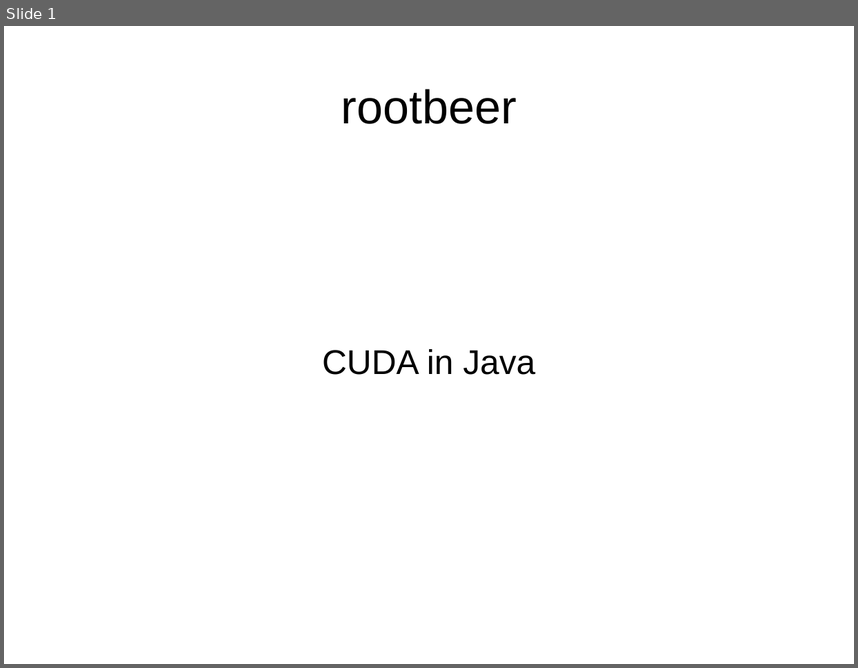
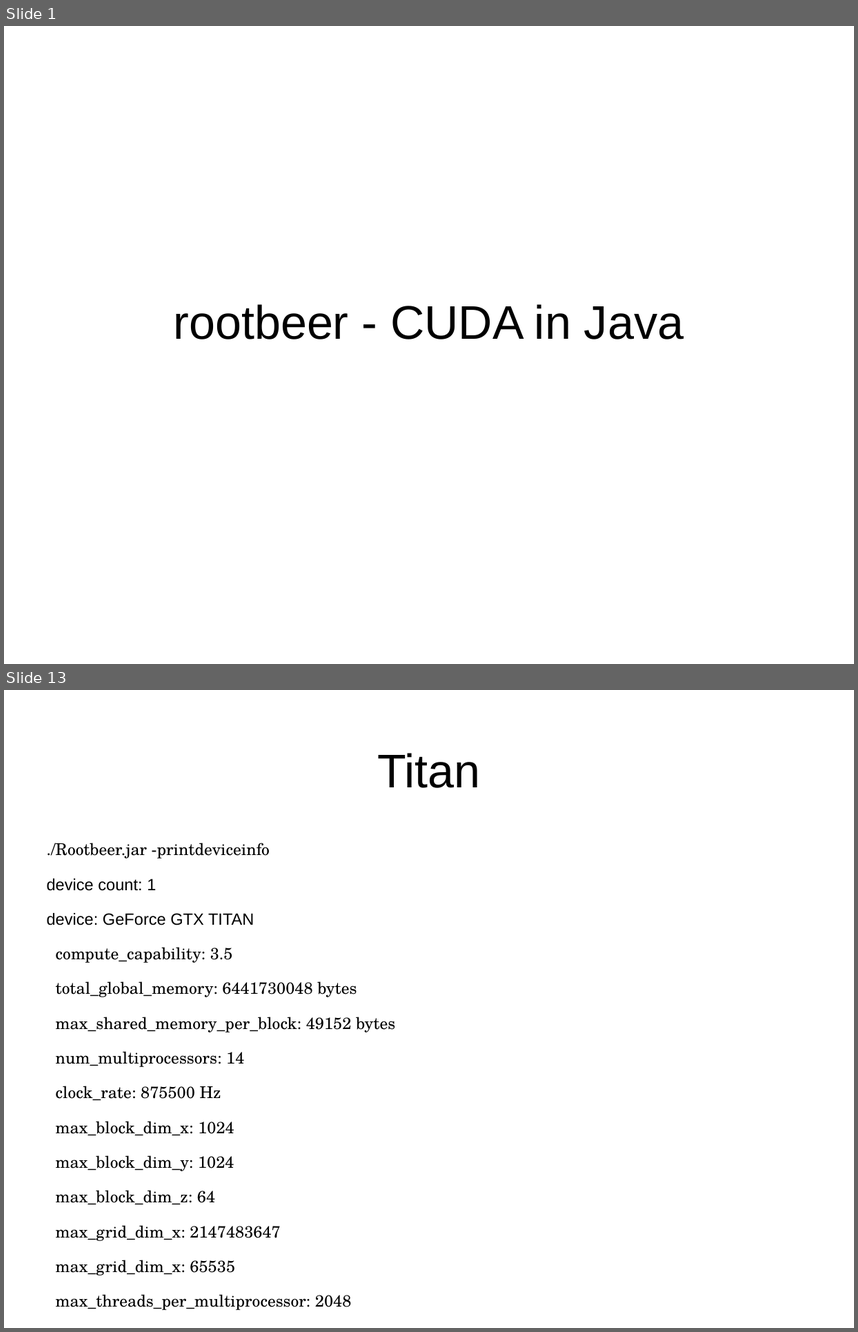
Before and after one commit to Plastefuchs/rootbeer-perf, a slide deck: docs/rootbeer Präsentation.odp. Shown one above the other, each under a label of ours: slide 1 before the commit, slides 1 and 13 after it; the slides between them are not shown. The pictures are 858x668 and 858x1332 pixels, drawn with LibreOffice and Linux fonts; fonts in the diff are those of the drawing. Boxes give left, top, right and bottom in pixels: in the first picture for what was removed or moved away, otherwise in the second. Text is boxed around its words. In the diff, an @@ line names an element or a change of style, - is before the commit and + after.

```diff
--- a/docs/rootbeer Präsentation.odp
+++ b/docs/rootbeer Präsentation.odp
@@ slide 13 added at <box>4,690,854,1328</box>, background #FFFFFF @@
@@ title added at <box>377,753,480,788</box>, 44 pt, text #000000 @@
+Titan
@@ text added at <box>47,842,395,1310</box>, 15.2 pt, text #000000 @@
+./Rootbeer.jar -printdeviceinfo
+device count: 1
+device: GeForce GTX TITAN
+compute_capability: 3.5
+total_global_memory: 6441730048 bytes
+max_shared_memory_per_block: 49152 bytes
+num_multiprocessors: 14
+clock_rate: 875500 Hz
+max_block_dim_x: 1024
+max_block_dim_y: 1024
+max_block_dim_z: 64
+max_grid_dim_x: 2147483647
+max_grid_dim_x: 65535
+max_threads_per_multiprocessor: 2048
@@ slide 1 changed as well @@
@@ title removed at <box>341,89,517,124</box> @@
-rootbeer
@@ title at <box>174,304,684,339</box>: text changed; size 32 to 44 pt @@
-CUDA in Java
+rootbeer - CUDA in Java
```
Also in this commit, not shown: 11 other slides added, 4 other files.
